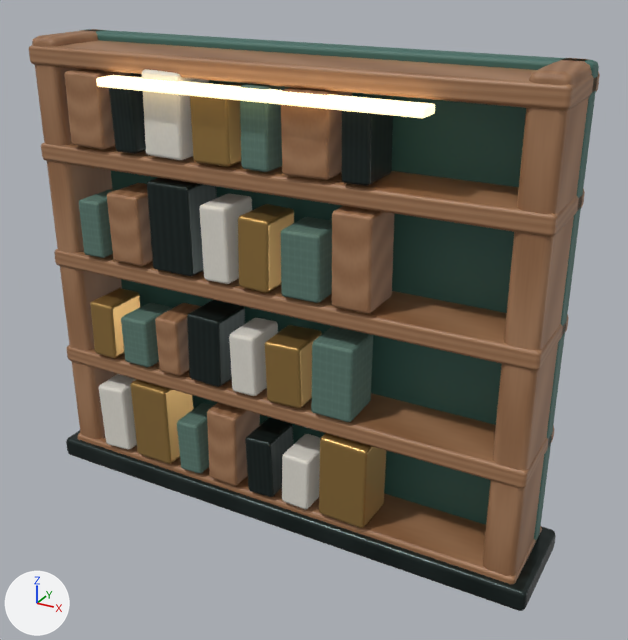
A saved change to the glTF model public/models/custom/architecture/study-shelf.glb.
Camera for both pictures: a 50 mm lens placed at (2.78, -4.69, 3.85), pointed at (0.2, 0.0, 1.5). The axes (+X, +Y, +Z) are drawn at lower left. The lights are the same throughout. The first picture is the older version. Where no turn or scale is listed for an object, it has been applied to the vertices.

The older version as bpy lines, for what is in view:
```python
ob_shelf_back = bpy.data.objects.new('Shelf_Back', me_cube_208)
ob_shelf_back.location = (0.0, 0.2, 1.625)
ob_shelf_board_2 = bpy.data.objects.new('Shelf_Board_2', me_cube_212)
ob_shelf_board_2.location = (0.0, 0.0, 0.92)
ob_shelf_book_0_1 = bpy.data.objects.new('Shelf_Book_0_1', me_cube_217)
ob_shelf_book_0_1.location = (-0.998, -0.18, 0.53)
ob_shelf_book_0_6 = bpy.data.objects.new('Shelf_Book_0_6', me_cube_222)
ob_shelf_book_0_6.location = (0.601, -0.18, 0.527)
ob_shelf_book_1_0 = bpy.data.objects.new('Shelf_Book_1_0', me_cube_223)
ob_shelf_book_1_0.location = (-1.377, -0.18, 1.212)
ob_shelf_book_1_5 = bpy.data.objects.new('Shelf_Book_1_5', me_cube_228)
ob_shelf_book_1_5.location = (0.152, -0.18, 1.222)
ob_shelf_book_2_4 = bpy.data.objects.new('Shelf_Book_2_4', me_cube_234)
ob_shelf_book_2_4.location = (-0.047, -0.18, 2.021)
ob_shelf_book_3_3 = bpy.data.objects.new('Shelf_Book_3_3', me_cube_240)
ob_shelf_book_3_3.location = (-0.334, -0.18, 2.785)
# also in view: 'Shelf_Book_1_2' at (-0.78, -0.18, 1.21); 'Shelf_Book_3_6' at (0.65, -0.18, 2.77); 'Shelf_Book_2_2' at (-0.69, -0.18, 2.09); 'Shelf_Book_3_2' at (-0.7, -0.18, 2.83); 'Shelf_Top_Light' at (0.0, -0.38, 3.02)
```
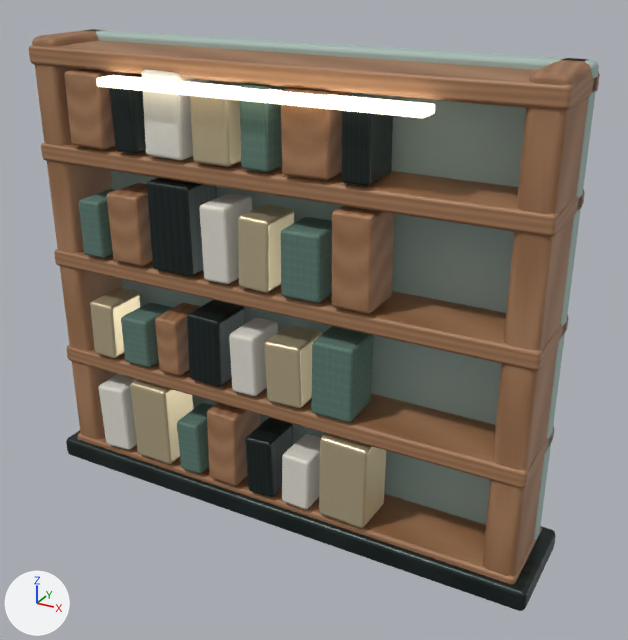
Changed parts and their boxes (x1, y1, x2, y2) in the pictures (628 x 640 px):
```json
{"object": "Shelf_Back", "change": "recoloured", "before": [86, 29, 599, 541], "after": [86, 29, 599, 541], "on screen": "dark cyan to grey"}
{"object": "Shelf_Book_0_6", "change": "recoloured", "before": [319, 433, 386, 528], "after": [319, 433, 386, 528], "on screen": "brown to beige"}
{"object": "Shelf_Book_2_4", "change": "recoloured", "before": [238, 204, 294, 293], "after": [238, 204, 294, 293], "on screen": "brown to beige"}
{"object": "Shelf_Book_0_1", "change": "recoloured", "before": [130, 379, 194, 464], "after": [130, 379, 194, 464], "on screen": "brown to beige"}
{"object": "Shelf_Book_1_5", "change": "recoloured", "before": [265, 325, 322, 408], "after": [265, 325, 322, 408], "on screen": "brown to beige"}
{"object": "Shelf_Book_3_3", "change": "recoloured", "before": [190, 83, 242, 167], "after": [190, 83, 242, 167], "on screen": "brown to beige"}
{"object": "Shelf_Book_1_0", "change": "recoloured", "before": [90, 288, 141, 358], "after": [90, 288, 141, 358], "on screen": "brown to beige"}
```

Scene script edits in JSON lines:
```json
{"op": "set", "path": "mat_sage_panel.base_color", "old": "(0.0482, 0.144, 0.117)", "new": "(0.376, 0.498, 0.459)", "note": "dark cyan #3e6a60 -> grey #a5bbb4"}
{"op": "set", "path": "mat_brass_satin.base_color", "old": "(0.445, 0.266, 0.0823)", "new": "(0.722, 0.608, 0.384)", "note": "brown #b28d51 -> beige #ddcda7"}
```
